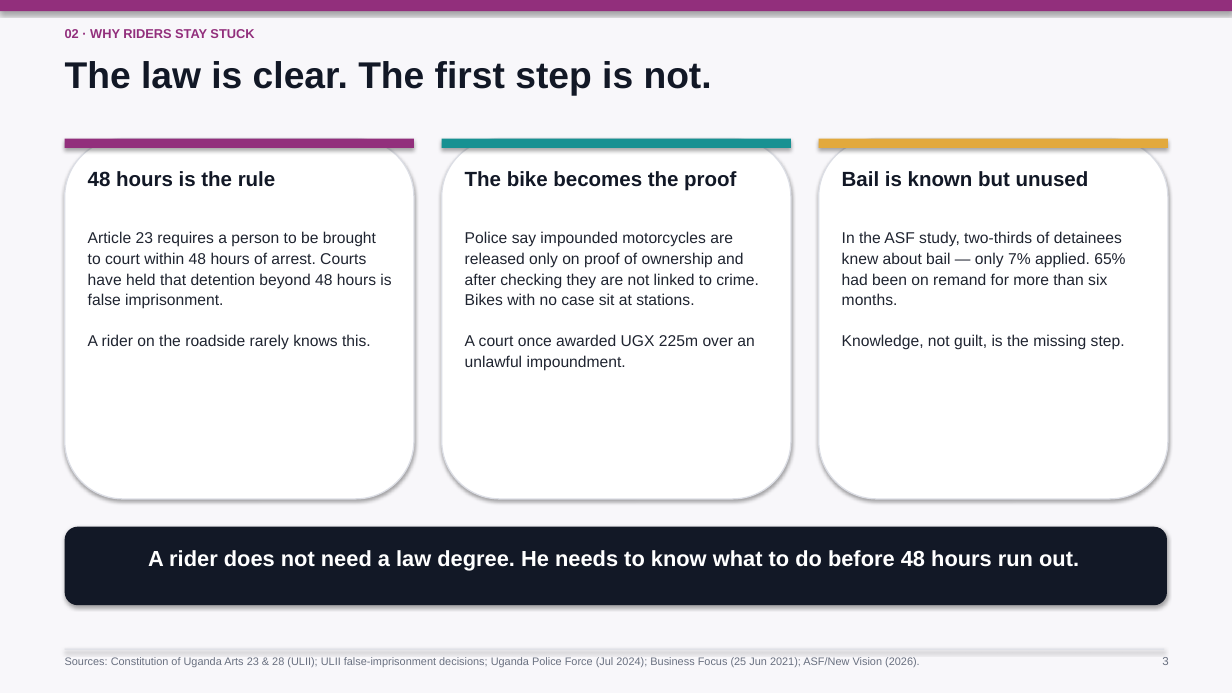
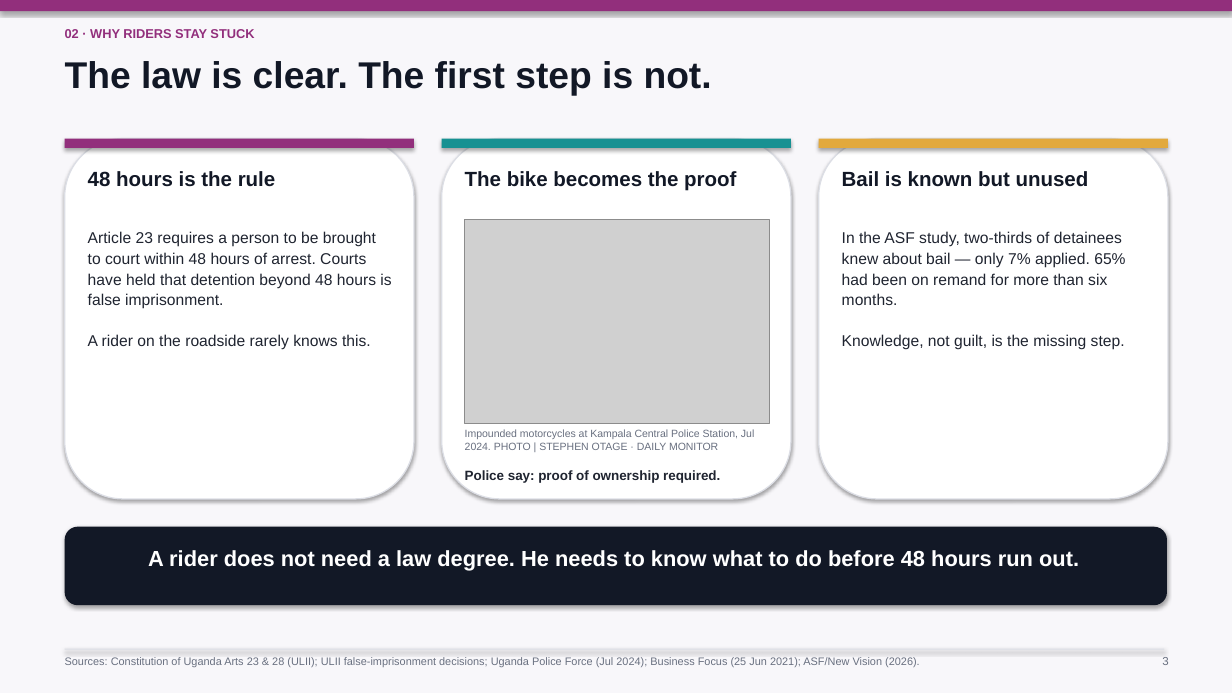
Before and after one commit to kamushabeampulira-afk/legalbridge-uganda, a slide deck: slide 3 of presentation/LegalBridge_Judge_Deck.pptx. Drawn at 1232x693 pixels with LibreOffice and Linux fonts; fonts in the diff are those of the drawing; grey boxes stand for pictures. Boxes give left, top, right and bottom in pixels: in the first picture for what was removed or moved away, otherwise in the second. Text is boxed around its words. In the diff, an @@ line names an element or a change of style, - is before the commit and + after.

Commit message:
Add credited press photos of rider stops and impounded bikes

```diff
--- a/presentation/LegalBridge_Judge_Deck.pptx
+++ b/presentation/LegalBridge_Judge_Deck.pptx
@@ text removed at bbox=[465, 231, 759, 370] @@
-Police say impounded motorcycles are released only on proof of ownership and after checking they are not linked to crime. Bikes with no case sit at stations.
-A court once awarded UGX 225m over an unlawful impoundment.
@@ picture added at bbox=[465, 220, 770, 423] @@
@@ text added at bbox=[465, 429, 754, 450], 8.2 pt, text #697080 @@
+Impounded motorcycles at Kampala Central Police Station, Jul 2024. PHOTO | STEPHEN OTAGE · DAILY MONITOR
@@ text added at bbox=[465, 470, 720, 483], 10.5 pt, text #1F2430, bold @@
+Police say: proof of ownership required.
```
Also in this commit, not shown: 1 other slide changed, 4 other files.
